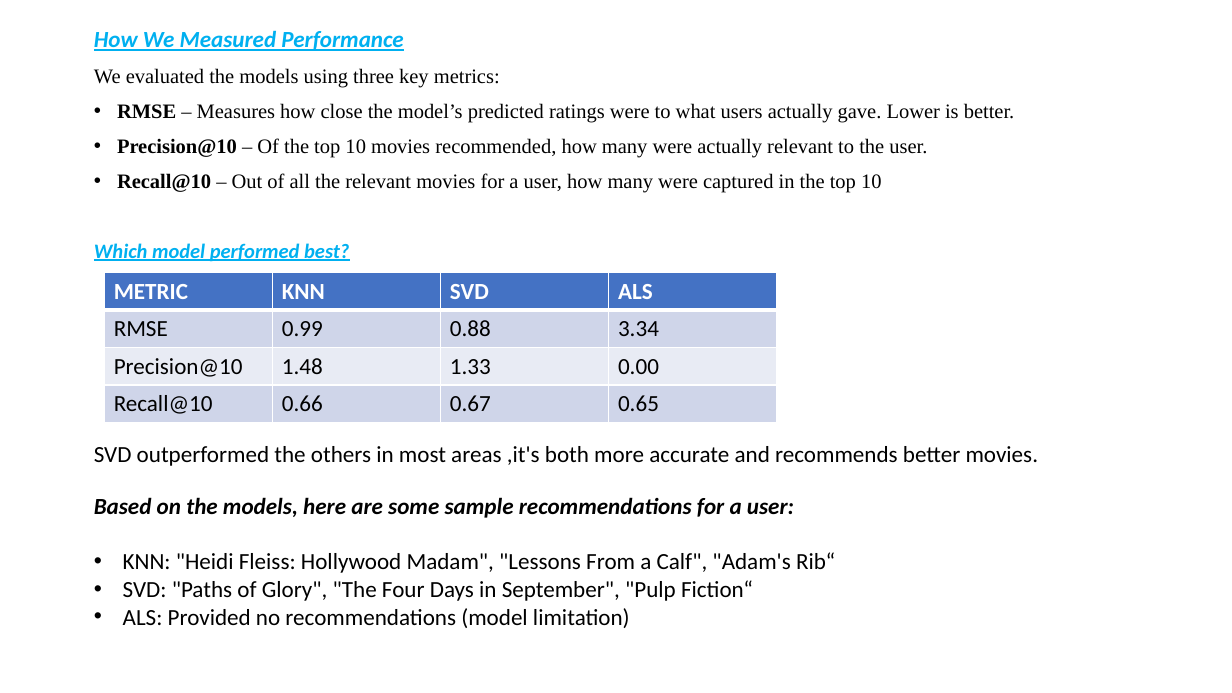
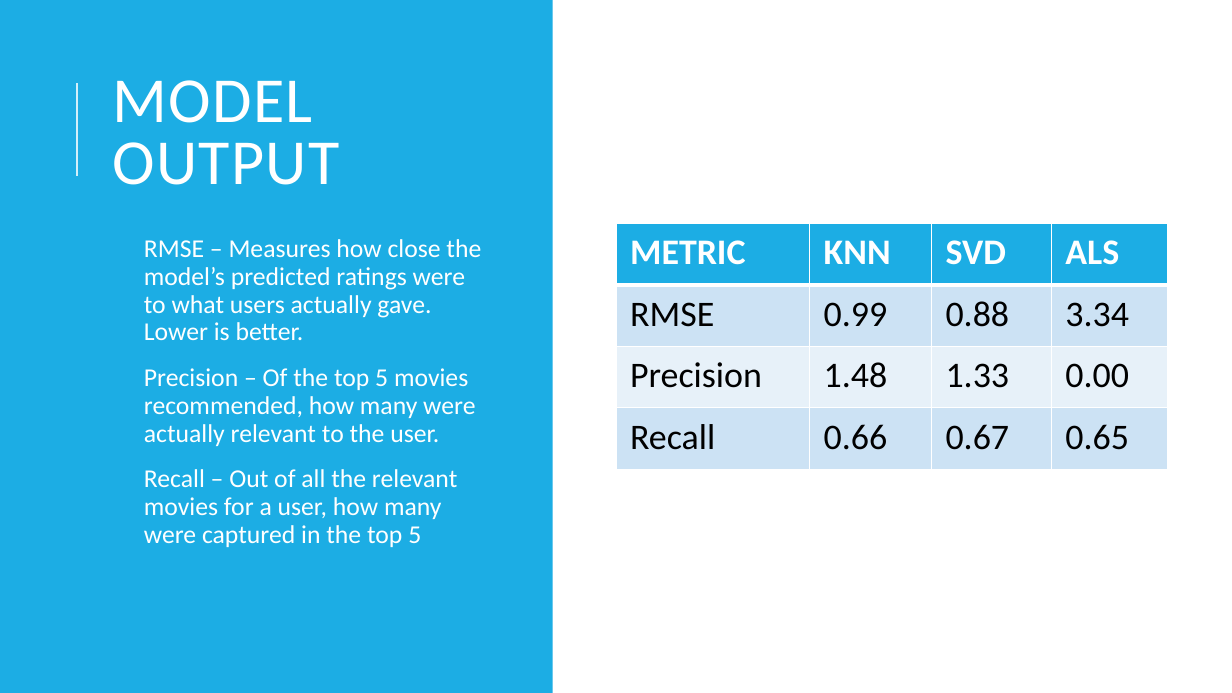
Before and after one commit to H-Rumenya/Group_2_P4_Project, a slide deck: slide 11 of Non-Technical Presentation.pptx (slide 10 before the commit). Drawn at 1232x693 pixels with LibreOffice and Linux fonts; fonts in the diff are those of the drawing. Boxes give left, top, right and bottom in pixels: in the first picture for what was removed or moved away, otherwise in the second. Text is boxed around its words. In the diff, an @@ line names an element or a change of style, - is before the commit and + after.

```diff
--- a/Non-Technical Presentation.pptx
+++ b/Non-Technical Presentation.pptx
@@ rectangle added at [0,0,553,693], fill #1CADE4 @@
@@ text at [94,30,500,88]: paragraphs removed @@
-How We Measured Performance
-We evaluated the models using three key metrics:
@@ line added from (77, 176) to (77, 83), #D2EFFA 1.5 pt @@
@@ title added at [113,80,340,185], 50 pt, text #FFFFFF @@
+MODEL OUTPUT
@@ text "RMSE – Measures how close ...": place and size @@
-text "RMSE – Measures how close ..." at [94,30,1015,262]
+text "RMSE – Measures how close ..." at [144,239,481,547]
@@ text at [144,239,481,340]: size 16 to 20 pt, font Times New Roman to Calibri, text colour #000000 to #FFFFFF in "RMSE – Measures how close the model’s ..."; bold off in "RMSE"; bullet • to ➢; more space between paragraphs @@
@@ table at [616,224,1168,470] @@
-row 3, column 1: Precision@10
+row 3, column 1: Precision
-row 4, column 1: Recall@10
+row 4, column 1: Recall
@@ fill #4472C4 to #1CADE4 in row 1 @@
@@ fill #CFD5EA to #CDE3F5 in 8 cells @@
@@ fill #E9EBF5 to #E8F1FA in row 3 @@
@@ size 18 to 28 pt in "METRIC", "KNN", "SVD", "ALS" and 10 more places @@
@@ table: place and size @@
-table at [104,273,777,421]
+table at [616,224,1168,470]
@@ text at [144,368,475,547]: text changed; size 16 to 20 pt; font Times New Roman to Calibri; text colour #000000 to #FFFFFF @@
-• Precision@10 – Of the top 10 movies recommended, how many were actually relevant to the user.
-• Recall@10 – Out of all the relevant movies for a user, how many were captured in the top 10
-Which model performed best?
+➢ Precision – Of the top 5 movies recommended, how many were actually relevant to the user.
+➢ Recall – Out of all the relevant movies for a user, how many were captured in the top 5
@@ text removed at [94,446,1039,466] @@
-SVD outperformed the others in most areas ,it's both more accurate and recommends better movies.
@@ text removed at [94,497,835,628] @@
-Based on the models, here are some sample recommendations for a user:
-• KNN: "Heidi Fleiss: Hollywood Madam", "Lessons From a Calf", "Adam's Rib“
-• SVD: "Paths of Glory", "The Four Days in September", "Pulp Fiction“
-• ALS: Provided no recommendations (model limitation)
```
Also in this commit, not shown: 10 other slides changed, 2 slides added.
